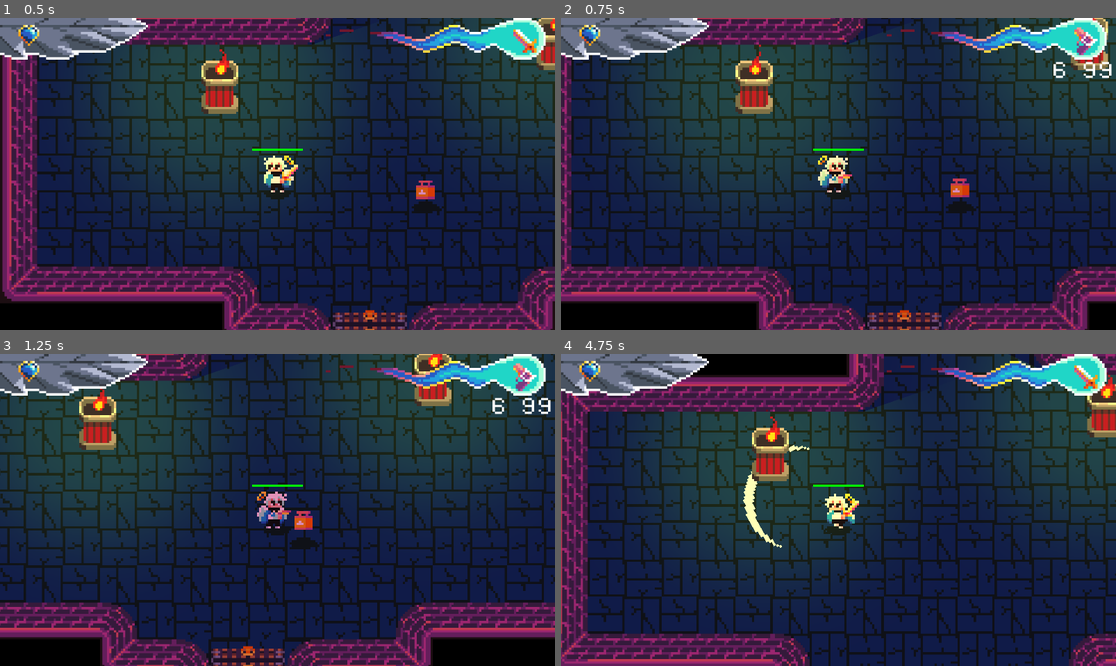
Above: before the commit, frames 1-4 (two rows, left to right).
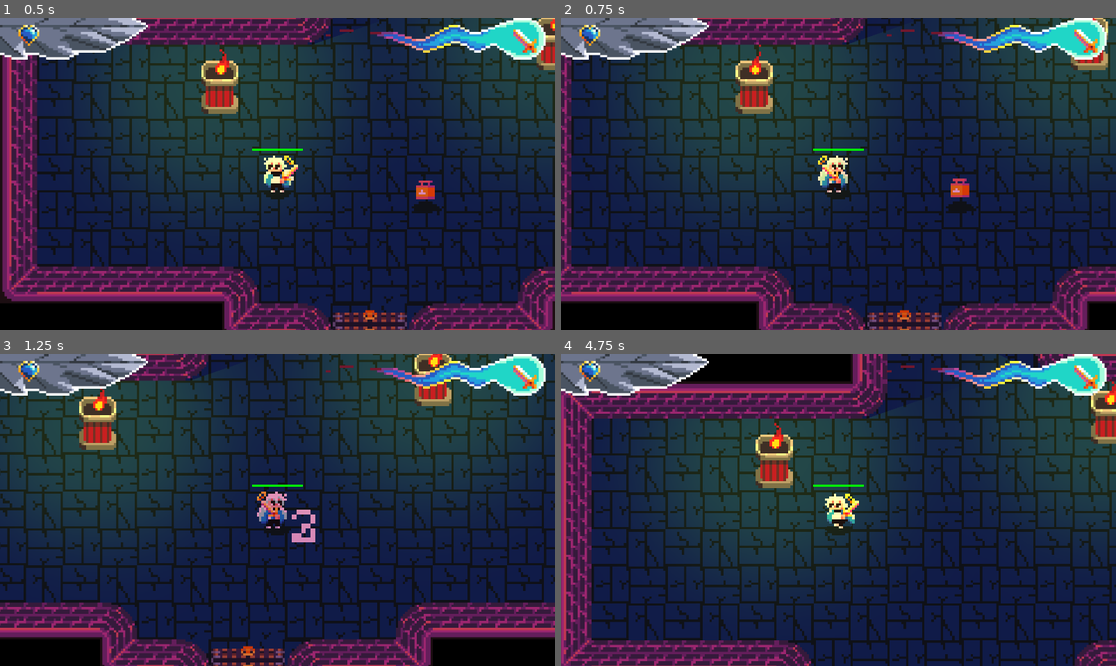
Above: after the commit, the same moments.

Repository: NielsOuvrard/TheShadowOfHeaven
Game: Godot game, scene res://Scenes/gameplay.tscn
Same seed, same stepped clock (60 frames per second), same inputs: the game is played once before the commit and once after it.
Inputs (mouse positions are in pixels of both pictures, inside the frame that each line leads up to):
- Up to frame 1 (0.5 s): no input
- Up to frame 2 (0.75 s): move the mouse to (960, 158) at 0.52 s; hold Right (move_right) from 0.53 s (still down); hold Q (change_weapon) from 0.53 s (still down)
- Up to frame 3 (1.25 s): keep holding Right (move_right); keep holding Q (change_weapon); tap Space (shoot) at 0.8 s
- Up to frame 4 (4.75 s): move the mouse to (727, 525) at 1.27 s; release Right (move_right) at 1.28 s; release Q (change_weapon) at 1.28 s; hold Down (move_down) 1.28-2.03 s; tap Space (shoot) at 1.35, 2.3, 2.85, 3.8, 4.35 s; tap Q (change_weapon) at 1.55, 3.05, 4.55 s; move the mouse to (894, 441) at 2.02 s; hold Right (move_right) 2.03-2.78 s; hold Q (change_weapon) 2.03-2.78 s; move the mouse to (810, 572) at 2.77 s; hold Up (move_up) 2.78-3.53 s; move the mouse to (1005, 556) at 3.52 s; hold Q (change_weapon) 3.53-4.28 s; hold Left (move_left) from 3.53 s (still down); tap R (reload) at 4.15 s; move the mouse to (672, 463) at 4.27 s

Frame 1 is identical in both runs. In frame 2, 0.5% of the frame differs, in the area x 47-100%, y 2-54%; in frame 3, 0.9%; in frame 4, 43%, in the area x 0-100%, y 0-100%.

Commit message:
Collisions layer, Components and classes

Diff:
--- /dev/null
+++ b/Scenes/Components/health.tscn
@@ -0,0 +1,6 @@
+[gd_scene load_steps=2 format=3 uid="uid://dp35m0rg0pdly"]
+
+[ext_resource type="Script" path="res://Scripts/Classes/health.gd" id="1_sfaw7"]
+
+[node name="Health" type="Node2D"]
+script = ExtResource("1_sfaw7")
--- /dev/null
+++ b/Scenes/Components/hitbox.tscn
@@ -0,0 +1,6 @@
+[gd_scene load_steps=2 format=3 uid="uid://1x2po7j8v5h5"]
+
+[ext_resource type="Script" path="res://Scripts/Classes/hitbox.gd" id="1_u231d"]
+
+[node name="Hitbox" type="Area2D"]
+script = ExtResource("1_u231d")
--- a/Scenes/ball.tscn
+++ b/Scenes/ball.tscn
@@ -1,9 +1,10 @@
-[gd_scene load_steps=37 format=3 uid="uid://cmw0ljnlnfdib"]
+[gd_scene load_steps=38 format=3 uid="uid://cmw0ljnlnfdib"]
 
 [ext_resource type="Script" path="res://Scripts/ball.gd" id="1_bqjdq"]
 [ext_resource type="Texture2D" uid="uid://b0606qmktrjkd" path="res://Assets/light_halo.png" id="2_56tqa"]
 [ext_resource type="Texture2D" uid="uid://cmgydimid2fec" path="res://Assets/shadow_small.png" id="2_roc7b"]
 [ext_resource type="Texture2D" uid="uid://khoheu8iu4pt" path="res://Assets/Items/Bullets.png" id="3_fh0sp"]
+[ext_resource type="PackedScene" uid="uid://1x2po7j8v5h5" path="res://Scenes/Components/hitbox.tscn" id="5_fnvfa"]
 
 [sub_resource type="AtlasTexture" id="AtlasTexture_8kqn0"]
 atlas = ExtResource("3_fh0sp")
@@ -246,7 +247,7 @@
 [sub_resource type="CircleShape2D" id="CircleShape2D_ub76g"]
 radius = 5.0
 
-[node name="Ball" type="Area2D"]
+[node name="Ball" type="Node2D"]
 script = ExtResource("1_bqjdq")
 
 [node name="ShadowSmall" type="Sprite2D" parent="."]
@@ -258,14 +259,18 @@
 sprite_frames = SubResource("SpriteFrames_5qtxd")
 animation = &"shotgun"
 
-[node name="CollisionShape2D" type="CollisionShape2D" parent="."]
-scale = Vector2(1.2, 0.6)
-shape = SubResource("CircleShape2D_ub76g")
-
 [node name="PointLight2D" type="PointLight2D" parent="."]
 scale = Vector2(0.037037, 0.037037)
 energy = 0.4
 texture = ExtResource("2_56tqa")
 
-[connection signal="area_entered" from="." to="." method="_on_area_entered"]
-[connection signal="body_entered" from="." to="." method="_on_body_entered"]
+[node name="Hitbox" parent="." instance=ExtResource("5_fnvfa")]
+collision_layer = 8
+collision_mask = 49
+
+[node name="CollisionShape2D" type="CollisionShape2D" parent="Hitbox"]
+scale = Vector2(1.2, 0.6)
+shape = SubResource("CircleShape2D_ub76g")
+
+[connection signal="area_entered" from="Hitbox" to="." method="_on_hitbox_area_entered"]
+[connection signal="body_entered" from="Hitbox" to="." method="_on_hitbox_body_entered"]
--- a/Scenes/door.tscn
+++ b/Scenes/door.tscn
@@ -283,6 +283,8 @@
 radius = 23.1948
 
 [node name="Door" type="StaticBody2D"]
+collision_layer = 16
+collision_mask = 5
 script = ExtResource("1_82spt")
 
 [node name="AnimatedSprite2D" type="AnimatedSprite2D" parent="."]
@@ -310,6 +312,7 @@
 
 [node name="Front" type="Area2D" parent="."]
 position = Vector2(0, -12)
+collision_layer = 0
 
 [node name="CollisionShape2D" type="CollisionShape2D" parent="Front"]
 scale = Vector2(1, 0.5)
@@ -317,6 +320,7 @@
 
 [node name="Back" type="Area2D" parent="."]
 position = Vector2(0, 12)
+collision_layer = 0
 
 [node name="CollisionShape2D" type="CollisionShape2D" parent="Back"]
 scale = Vector2(1, 0.5)
--- a/Scenes/gameplay.tscn
+++ b/Scenes/gameplay.tscn
@@ -14,7 +14,6 @@
 
 [node name="Player" parent="." instance=ExtResource("2_l3px8")]
 position = Vector2(2.08165e-12, 2.08165e-12)
-debug = true
 
 [node name="Camera2D" type="Camera2D" parent="Player"]
 z_index = 100
--- a/Scenes/item.tscn
+++ b/Scenes/item.tscn
@@ -82,6 +82,7 @@
 frame = 7
 
 [node name="Area2D" type="Area2D" parent="."]
+collision_layer = 64
 
 [node name="CollisionShape2D" type="CollisionShape2D" parent="Area2D"]
 shape = SubResource("CircleShape2D_uytgi")
@@ -91,4 +92,5 @@
 "": SubResource("AnimationLibrary_7cuq4")
 }
 
+[connection signal="area_entered" from="Area2D" to="." method="_on_area_2d_area_entered"]
 [connection signal="body_entered" from="Area2D" to="." method="_on_area_2d_body_entered"]
--- a/Scenes/player.tscn
+++ b/Scenes/player.tscn
@@ -6,6 +6,8 @@
 [ext_resource type="Texture2D" uid="uid://rhxx7fe8qg4m" path="res://Assets/Characters/AngelSprite.png" id="4_auylh"]
 [ext_resource type="Script" path="res://Scripts/sword_attack.gd" id="5_rnjnq"]
 [ext_resource type="Texture2D" uid="uid://btn2i18uvt7qf" path="res://Assets/Characters/EspadaSlash.png" id="5_y8fcm"]
+[ext_resource type="PackedScene" uid="uid://1x2po7j8v5h5" path="res://Scenes/Components/hitbox.tscn" id="7_x6n5e"]
+[ext_resource type="PackedScene" uid="uid://dp35m0rg0pdly" path="res://Scenes/Components/health.tscn" id="8_tbca4"]
 
 [sub_resource type="AtlasTexture" id="AtlasTexture_koeyi"]
 atlas = ExtResource("4_auylh")
@@ -69,8 +71,7 @@
 "speed": 5.0
 }]
 
-[sub_resource type="RectangleShape2D" id="RectangleShape2D_hv8be"]
-size = Vector2(10, 14)
+[sub_resource type="CircleShape2D" id="CircleShape2D_tkcmj"]
 
 [sub_resource type="StyleBoxFlat" id="StyleBoxFlat_w5jfo"]
 bg_color = Color(1, 0, 0, 1)
@@ -251,7 +252,11 @@
 [sub_resource type="CircleShape2D" id="CircleShape2D_owcke"]
 radius = 13.0
 
+[sub_resource type="RectangleShape2D" id="RectangleShape2D_hv8be"]
+size = Vector2(10, 14)
+
 [node name="Player" type="CharacterBody2D"]
+collision_mask = 52
 script = ExtResource("1_flqv2")
 
 [node name="ShadowSmall" type="Sprite2D" parent="."]
@@ -268,8 +273,11 @@
 position = Vector2(1, 0)
 texture = ExtResource("4_12yd1")
 
-[node name="Collision" type="CollisionShape2D" parent="."]
-shape = SubResource("RectangleShape2D_hv8be")
+[node name="CollisionShape2D" type="CollisionShape2D" parent="."]
+visibility_layer = 52
+position = Vector2(0, 7)
+scale = Vector2(0.67, 0.29)
+shape = SubResource("CircleShape2D_tkcmj")
 
 [node name="ReloadCooldown" type="Timer" parent="."]
 one_shot = true
@@ -289,6 +297,8 @@
 show_percentage = false
 
 [node name="SwordAttack" type="Area2D" parent="."]
+collision_layer = 2
+collision_mask = 4
 script = ExtResource("5_rnjnq")
 
 [node name="Sprite" type="AnimatedSprite2D" parent="SwordAttack"]
@@ -307,4 +317,15 @@
 shape = SubResource("CircleShape2D_owcke")
 disabled = true
 
+[node name="Hitbox" parent="." node_paths=PackedStringArray("health_component") instance=ExtResource("7_x6n5e")]
+collision_mask = 72
+health_component = NodePath("../Health")
+
+[node name="Collision" type="CollisionShape2D" parent="Hitbox"]
+shape = SubResource("RectangleShape2D_hv8be")
+
+[node name="Health" parent="." instance=ExtResource("8_tbca4")]
+life = 100
+
+[connection signal="area_entered" from="SwordAttack" to="." method="_on_sword_attack_area_entered"]
 [connection signal="body_entered" from="SwordAttack" to="." method="_on_sword_attack_body_entered"]
--- a/Scenes/sectarian.tscn
+++ b/Scenes/sectarian.tscn
@@ -1,14 +1,16 @@
-[gd_scene load_steps=8 format=3 uid="uid://ci1y4rydunn2t"]
+[gd_scene load_steps=11 format=3 uid="uid://ci1y4rydunn2t"]
 
 [ext_resource type="Texture2D" uid="uid://iurnteuwp7yk" path="res://Assets/Characters/Sectario.png" id="1_2lbij"]
 [ext_resource type="Script" path="res://Scripts/sectarian.gd" id="1_oxo2l"]
 [ext_resource type="Texture2D" uid="uid://cmgydimid2fec" path="res://Assets/shadow_small.png" id="2_jb6il"]
+[ext_resource type="PackedScene" uid="uid://dp35m0rg0pdly" path="res://Scenes/Components/health.tscn" id="4_p6th1"]
+[ext_resource type="PackedScene" uid="uid://1x2po7j8v5h5" path="res://Scenes/Components/hitbox.tscn" id="5_vgrfs"]
+
+[sub_resource type="CircleShape2D" id="CircleShape2D_4000s"]
+radius = 5.0
 
 [sub_resource type="CircleShape2D" id="CircleShape2D_cqnwu"]
 radius = 7.0
-
-[sub_resource type="CircleShape2D" id="CircleShape2D_1f8bk"]
-radius = 6.0
 
 [sub_resource type="StyleBoxFlat" id="StyleBoxFlat_sss86"]
 bg_color = Color(1, 0, 0, 1)
@@ -16,7 +18,12 @@
 [sub_resource type="StyleBoxFlat" id="StyleBoxFlat_2lhq6"]
 bg_color = Color(0, 100, 0, 1)
 
+[sub_resource type="CircleShape2D" id="CircleShape2D_1f8bk"]
+radius = 6.0
+
 [node name="Sectarian" type="CharacterBody2D"]
+collision_layer = 4
+collision_mask = 53
 script = ExtResource("1_oxo2l")
 
 [node name="ShadowSmall" type="Sprite2D" parent="."]
@@ -26,17 +33,21 @@
 [node name="Sectario" type="Sprite2D" parent="."]
 texture = ExtResource("1_2lbij")
 
+[node name="CollisionShape2D" type="CollisionShape2D" parent="."]
+position = Vector2(1, 7)
+scale = Vector2(0.9, 0.47)
+shape = SubResource("CircleShape2D_4000s")
+
 [node name="Area2D" type="Area2D" parent="."]
+visible = false
 position = Vector2(1, 3)
+collision_layer = 4
+collision_mask = 48
 
 [node name="CollisionShape2D" type="CollisionShape2D" parent="Area2D"]
 shape = SubResource("CircleShape2D_cqnwu")
 
-[node name="CollisionShape2D" type="CollisionShape2D" parent="."]
-position = Vector2(1, 3)
-shape = SubResource("CircleShape2D_1f8bk")
-
-[node name="ProgressBar" type="ProgressBar" parent="."]
+[node name="LifeBar" type="ProgressBar" parent="."]
 offset_left = -11.0
 offset_top = -7.0
 offset_right = 11.0
@@ -51,5 +62,17 @@
 one_shot = true
 autostart = true
 
+[node name="Health" parent="." instance=ExtResource("4_p6th1")]
+life = 100
+
+[node name="Hitbox" parent="." node_paths=PackedStringArray("health_component") instance=ExtResource("5_vgrfs")]
+collision_layer = 4
+collision_mask = 2
+health_component = NodePath("../Health")
+
+[node name="CollisionShape2D" type="CollisionShape2D" parent="Hitbox"]
+position = Vector2(1, 3)
+shape = SubResource("CircleShape2D_1f8bk")
+
 [connection signal="body_entered" from="Area2D" to="." method="_on_area_2d_body_entered"]
 [connection signal="timeout" from="ShotCooldown" to="." method="_on_shot_cooldown_timeout"]
--- a/Scenes/torch.tscn
+++ b/Scenes/torch.tscn
@@ -60,10 +60,12 @@
 "speed": 10.0
 }]
 
-[sub_resource type="CircleShape2D" id="CircleShape2D_xpxai"]
-radius = 8.0
+[sub_resource type="RectangleShape2D" id="RectangleShape2D_oigc6"]
+size = Vector2(16, 17.0213)
 
 [node name="Torch" type="StaticBody2D"]
+collision_layer = 16
+collision_mask = 5
 
 [node name="AnimatedSprite2D" type="AnimatedSprite2D" parent="."]
 sprite_frames = SubResource("SpriteFrames_sh6yb")
@@ -79,4 +81,4 @@
 [node name="CollisionShape2D" type="CollisionShape2D" parent="."]
 position = Vector2(0, 12)
 scale = Vector2(1, 0.47)
-shape = SubResource("CircleShape2D_xpxai")
+shape = SubResource("RectangleShape2D_oigc6")
--- a/Scenes/weapon.tscn
+++ b/Scenes/weapon.tscn
@@ -81,6 +81,7 @@
 vframes = 2
 
 [node name="Area2D" type="Area2D" parent="."]
+collision_layer = 64
 
 [node name="CollisionShape2D" type="CollisionShape2D" parent="Area2D"]
 shape = SubResource("CircleShape2D_8x3ik")
--- /dev/null
+++ b/Scripts/Classes/health.gd
@@ -0,0 +1,38 @@
+# health.gd
+#
+# This script defines the Health class, which is used to manage the health of characters.
+#
+# Author: Sol Rojo
+# Date: 28-09-2024
+#
+
+extends Node2D
+class_name Health
+
+@export var life : int
+var max_life : int
+
+func _ready() -> void:
+	max_life = life
+
+func damage(attack: Attack) -> int:
+	var damage_received = min(attack.damage, life)
+	if life <= 0:
+		damage_received = 0
+	life -= attack.damage
+
+	# more something to handle directly the progress bar
+	if get_parent().has_method("update_life"):
+		get_parent().update_life(life)
+		# ? life_bar.value = life # should we do this here?
+
+	if attack.knockback > 0.0 and get_parent().has_method("add_knockback"):
+		var velocity_knockback = (get_parent().position - attack.position).normalized() * attack.knockback
+		get_parent().add_knockback(velocity_knockback)
+
+	# it the sender is the player, we can delete it
+	# otherwise if we delete the player it crash
+	# bad way to check it, but works for now
+	if life <= 0 and len(attack.unlocked_weapons) != 0:
+		get_parent().queue_free()
+	return damage_received
--- /dev/null
+++ b/Scripts/Classes/hitbox.gd
@@ -0,0 +1,17 @@
+# hitbox.gd
+#
+# This script defines the Hitbox class, which is used to manage the hitboxes of characters.
+#
+# Author: Sol Rojo
+# Date: 28-09-2024
+#
+extends Area2D
+
+class_name Hitbox
+
+@export var health_component: Health
+
+func damage(attack: Attack) -> int:
+	if health_component:
+		return health_component.damage(attack)
+	return -1
--- a/Scripts/ball.gd
+++ b/Scripts/ball.gd
@@ -6,11 +6,12 @@
 # Date: 24-09-2024
 #
 
-extends Area2D
+extends Node2D
 @onready var point_light: PointLight2D = $PointLight2D
 @onready var sprite: AnimatedSprite2D = $Sprite
-@onready var collision: CollisionShape2D = $CollisionShape2D
+@onready var collision: CollisionShape2D = $Hitbox/CollisionShape2D
 @onready var shadow_small: Sprite2D = $ShadowSmall
+@onready var hitbox: Hitbox = $Hitbox
 
 var direction_ball : Vector2
 var thrower : String
@@ -21,7 +22,11 @@
 
 const DAMAGE_TEXT = preload("res://Scenes/damage_text.tscn")
 
-# BALL
+const LAYER_PLAYER = 1
+const LAYER_PLAYER_ATTACK = 2
+const LAYER_ENEMY = 4
+const LAYER_ENEMY_ATTACK = 8
+
 
 func _ready():
 	add_to_group("projectiles") # useless for now
@@ -35,27 +40,27 @@
 	if is_shadow:
 		shadow_small.visible = true
 
+	hitbox.collision_layer = LAYER_PLAYER_ATTACK if thrower == "player" else LAYER_ENEMY_ATTACK
+	hitbox.collision_mask = 48 + (LAYER_PLAYER if thrower != "player" else LAYER_ENEMY)
 
-# Called every frame. 'delta' is the elapsed time since the previous frame.
 func _process(delta):
 	var velocity = direction_ball * Data.PROJECTILS[type].speed * delta
 	position += velocity
 
-
-func _on_body_entered(body):
-	if body.is_in_group(target) and body.has_method("damage"):
+func _on_hitbox_area_entered(area: Area2D) -> void:
+	if area is Hitbox and area.get_parent().is_in_group(target):
 		var attack = Attack.new(Data.PROJECTILS[type].damage, position, Data.PROJECTILS[type].knockback, weapons_unlocked)
-		var damage_given = body.damage(attack)
+		var damage_given = area.damage(attack)
 		var damage_text = DAMAGE_TEXT.instantiate()
 		damage_text.text = str(damage_given)
 		damage_text.position = position
 		get_parent().add_child(damage_text)
-	elif body.is_in_group(thrower):
-		return
-	queue_free()
+		queue_free()
+	if area.is_in_group("sword_attack"):
+		queue_free()
 
-
-func _on_area_entered(area: Area2D) -> void:
-	if area.is_in_group("sword_attack"):
-		print(area)
+func _on_hitbox_body_entered(body: Node2D) -> void:
+	# if it's the player body, don't care the area will handle it
+	# maybe find a better way to do it
+	if not body.has_method("shoot"):
 		queue_free()
--- a/Scripts/data.gd
+++ b/Scripts/data.gd
@@ -110,7 +110,7 @@
 		"animation": "enemies",
 		"speed": 150,
 		"damage": 30,
-		"knockback": 0.0,
+		"knockback": 5.0,
 		"light_energy": 0.5,
 		"light_color": Color(1, 0.5, 0, 1),
 		"collision_scale": Vector2(1.2, 0.7),
--- a/Scripts/hud.gd
+++ b/Scripts/hud.gd
@@ -16,14 +16,12 @@
 
 var current_weapon := Data.Weapons.SWORD
 
-# Called when the node enters the scene tree for the first time.
 func _ready() -> void:
 	weapon.type = Data.Weapons.SWORD
 	weapon._ready()
 
-# Called every frame. 'delta' is the elapsed time since the previous frame.
 func _process(_delta: float) -> void:
-	var player = get_tree().get_nodes_in_group("player")[0]  # get the player node
+	var player = get_tree().get_first_node_in_group("player")
 	if current_weapon != player.current_weapon:
 		current_weapon = player.current_weapon
 		weapon.type = player.current_weapon
--- a/Scripts/item.gd
+++ b/Scripts/item.gd
@@ -36,5 +36,18 @@
 		damage_text.text = str(nmb)
 		damage_text.position = position
 		get_parent().add_child(damage_text)
+		queue_free()
 
-		queue_free()
+
+func _on_area_2d_area_entered(area: Area2D) -> void:
+	#if area.is_in_group("player"):
+	var body = area.get_parent()
+	var nmb = Data.rand_range(Data.ITEMS[type].n_min, Data.ITEMS[type].n_max)
+	body.add_to_inventory(type, nmb)
+
+	var damage_text = DAMAGET_TEXT.instantiate()
+	damage_text.text = str(nmb)
+	damage_text.position = position
+	get_parent().add_child(damage_text)
+
+	queue_free()
--- a/Scripts/player.gd
+++ b/Scripts/player.gd
@@ -23,19 +23,13 @@
 
 @export var SPEED := 5000.0
 @export var ACCELERATION := 0.2
-@export var life := 100
+@export var life := 100 # ? remove this for Health Component
 @export var current_weapon := Data.Weapons.SWORD
 @export var debug := false
 
 var look_direction := Vector2.ZERO
 var last_look_direction_mouse := Vector2.ZERO
-
-# TODO components
-# - health
-# - attack
-# - hitbox
-
-
+var knockback_velocity := Vector2.ZERO
 
 # for now, we will put a scene for each weapon_sprite's bullet
 const BALL = preload("res://scenes/ball.tscn")
@@ -74,6 +68,12 @@
 func change_radius_sword_collision(value: float):
 	sword_collision.shape.radius = value
 
+func update_life(new_life: int):
+	life_bar.value = new_life
+	life = new_life
+
+func add_knockback(knockback: Vector2):
+	knockback_velocity = knockback
 
 func look_player():
 	var direction_input = Vector2.ZERO
@@ -161,6 +161,7 @@
 	reload_cooldown.wait_time = Data.WEAPONS[current_weapon].cooldown_reload
 	shoot_cooldown.wait_time = Data.WEAPONS[current_weapon].cooldown_shot
 
+# TODO inside hitbox component ?
 func add_to_inventory(item: Data.Items, number: int):
 	if item == Data.Items.LIFE:
 		life += number
@@ -170,23 +171,6 @@
 
 func unlock_weapon(weapon: Data.Weapons):
 	weapons_unlocked[weapon] = true
-
-# TODO put this in a component
-func damage(attack: Attack) -> int:
-	var damage_received = min(attack.damage, life)
-	if life <= 0:
-		damage_received = 0
-	life -= attack.damage
-	life_bar.value = life
-
-	if attack.knockback > 0.0:
-		velocity = (position - attack.position).normalized() * attack.knockback
-
-	if life <= 0:
-		# TODO game over
-		print("Game Over")
-	return damage_received
-
 
 func _physics_process(delta):
 	# * Direction
@@ -223,6 +207,8 @@
 		target_velocity = Vector2.ZERO
 	# Use lerp to smoothly transition the velocity
 	velocity = velocity.lerp(target_velocity, ACCELERATION)
+	velocity += knockback_velocity
+	knockback_velocity = knockback_velocity.lerp(Vector2.ZERO, 0.1)
 	move_and_slide()
 
 	# * Look
@@ -241,13 +227,13 @@
 		if Input.is_action_pressed('shoot'):
 			shoot()
 
-func _on_sword_attack_body_entered(body: Node2D) -> void:
-	if body.is_in_group("enemies") and body.has_method("damage"):
+func _on_sword_attack_area_entered(area: Area2D) -> void:
+	if area is Hitbox:
 		var attack = Attack.new(60, position, 100, weapons_unlocked)
-		var damage_given = body.damage(attack)
+		var damage_given = area.damage(attack)
 		var damage_text = DAMAGE_TEXT.instantiate()
 		damage_text.text = str(damage_given)
-		damage_text.position = position
+		damage_text.position = area.get_parent().position
 		get_parent().add_child(damage_text)
 
 
--- a/Scripts/sectarian.gd
+++ b/Scripts/sectarian.gd
@@ -14,7 +14,7 @@
 	VERTICAL
 }
 
-@onready var progress_bar: ProgressBar = $ProgressBar
+@onready var life_bar: ProgressBar = $LifeBar
 @onready var sectario: Sprite2D = $Sectario
 @onready var shot_cooldown: Timer = $ShotCooldown
 
@@ -40,8 +40,11 @@
 	shot_cooldown.wait_time = float(Data.rand_range(10, 30)) / 10
 	shot_cooldown.start()
 
-	progress_bar.max_value = life
-	progress_bar.value = life
+	life_bar.max_value = life
+	life_bar.value = life
+
+func add_knockback(knockback: Vector2):
+	knockback_velocity = knockback
 
 func _physics_process(delta):
 	velocity = direction * SPEED * delta
@@ -49,27 +52,9 @@
 	knockback_velocity = knockback_velocity.lerp(Vector2.ZERO, 0.1)
 	move_and_slide()
 
-func damage(attack: Attack) -> int:
-	var damage_received = min(attack.damage, life)
-	life -= attack.damage
-	progress_bar.value = life
-
-	if attack.knockback > 0.0:
-		knockback_velocity = (position - attack.position).normalized() * attack.knockback
-
-	if life <= 0:
-		var item = ITEM.instantiate()
-		var items_dropabale := []
-		for weapon in attack.unlocked_weapons:
-			if weapon != Data.Weapons.SWORD and attack.unlocked_weapons[weapon] == true:
-				items_dropabale.append(Data.WEAPONS[weapon].ammo)
-		items_dropabale.append(Data.Items.LIFE)
-		item.type = items_dropabale[randi() % len(items_dropabale)]
-		item.position = position
-		get_parent().add_child(item)
-		queue_free()
-	return damage_received
-
+func update_life(new_life: int):
+	life_bar.value = new_life
+	life = new_life
 
 func _on_area_2d_body_entered(_body: Node2D) -> void:
 	direction = -direction
@@ -81,7 +66,7 @@
 	var ball = BALL.instantiate()
 
 	# TODO real IA, if enemy detect player
-	var player = get_tree().get_nodes_in_group("player")[0]  # get the player node
+	var player = get_tree().get_first_node_in_group("player")
 	ball.direction_ball = (player.global_position - global_position).normalized()  # calculate the direction to the player
 	ball.thrower = "enemies"
 	ball.target = "player"
--- a/TileSet/greed.tres
+++ b/TileSet/greed.tres
@@ -289,7 +289,8 @@
 
 [resource]
 occlusion_layer_0/light_mask = 1
-physics_layer_0/collision_layer = 1
+physics_layer_0/collision_layer = 32
+physics_layer_0/collision_mask = 5
 terrain_set_0/mode = 0
 terrain_set_0/terrain_0/name = "Terrain"
 terrain_set_0/terrain_0/color = Color(0.319704, 0.106445, 1, 1)
--- a/project.godot
+++ b/project.godot
@@ -98,6 +98,16 @@
 ]
 }
 
+[layer_names]
+
+2d_physics/layer_1="Player"
+2d_physics/layer_2="Player Attack"
+2d_physics/layer_3="Enemies"
+2d_physics/layer_4="Enemies Attack"
+2d_physics/layer_5="WorldObjects"
+2d_physics/layer_6="Terrains"
+2d_physics/layer_7="Items"
+
 [rendering]
 
 textures/canvas_textures/default_texture_filter=0
Not shown: 1 places in Scenes/player.tscn that only renumber resources
Renamed: Scripts/attack.gd -> Scripts/Classes/attack.gd
